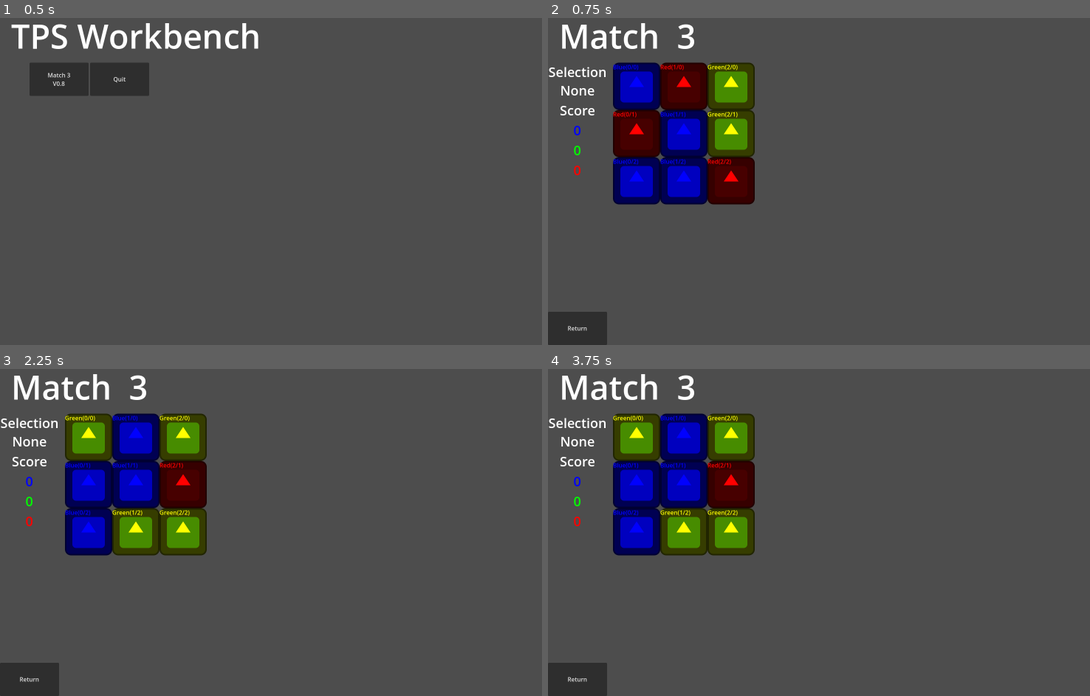
Above: before the commit, frames 1-4 (two rows, left to right).
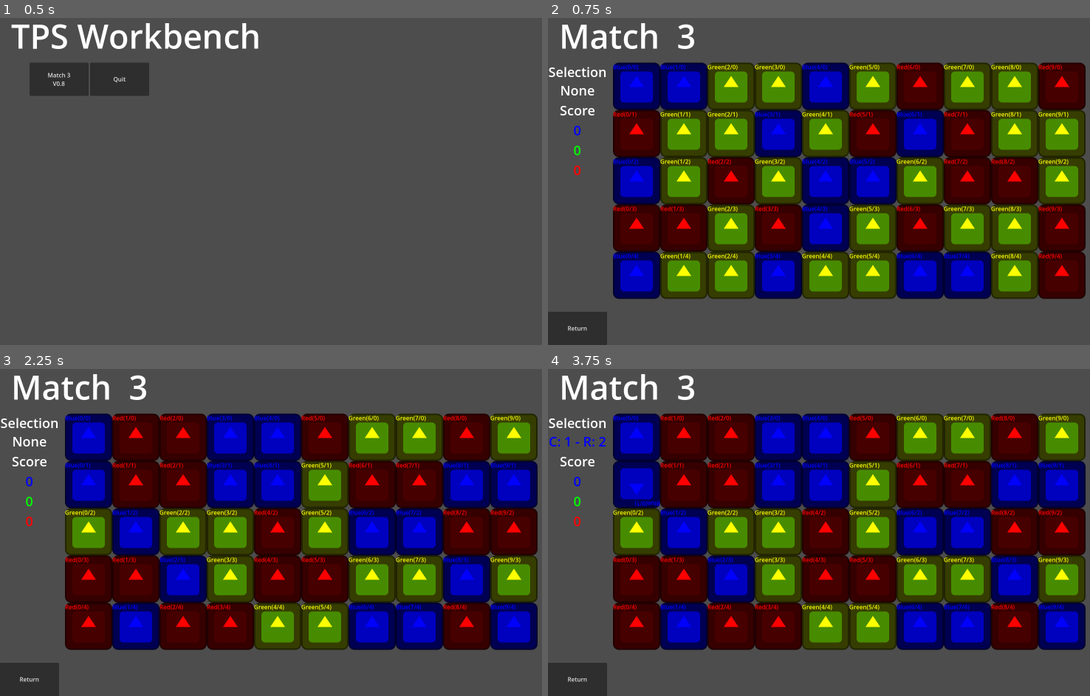
Above: after the commit, the same moments.

Repository: Thorpas/Godot-4-Cookbook
Game: Godot game, scene res://Start.tscn
Two runs of this game, one before a commit and one after it. Both use one fixed random seed, a clock stepped at 60 frames per second and the inputs below. The engine's default icon, where the game draws it, is replaced by a stand-in: a white triangle on a blue panel in a dark square.
Inputs:
- Up to frame 1 (0.5 s): no input
- Up to frame 2 (0.75 s): click "Match 3 V0.8" at 0.5 s
- Up to frame 3 (2.25 s): click "Return" at 1.25 s; click "Match 3 V0.8" at 2 s
- Up to frame 4 (3.75 s): click "Green(0/0)" (after the commit: "Blue(0/0)") at 2.75 s; click "Blue(0/1)" at 3.5 s

Frame 1 is identical in both runs. In frame 2, 55% of the frame differs, in the area x 11-100%, y 13-87%; in frame 3, 59%; in frame 4, 59%, in the area x 0-100%, y 13-87%.

Commit message:
Update Match 3 V0.8.1
refactored Vector2 to Vector2i

Diff:
--- a/Start.gd
+++ b/Start.gd
@@ -1,6 +1,9 @@
 extends Node2D
 class_name StartScreen
 
+# Functions
+
+## Interface
 func _on_match_3_button_up():
 	get_tree().change_scene_to_packed(load("res://match3/Match3Game.tscn"))
 func _on_quit_button_up():
--- a/match3/Match3Game.gd
+++ b/match3/Match3Game.gd
@@ -10,7 +10,7 @@
 
 ## Godot
 func _ready():
-	$Match3Grid.initialize_grid(3,3,[&"Blue",&"Green",&"Red"])
+	$Match3Grid.initialize_grid(10,5,[&"Blue",&"Green",&"Red"])
 	_update_score(0 ,0 ,0)
 func _on_return_button_up():
 	get_tree().change_scene_to_packed(load("res://Start.tscn"))
--- a/match3/grid/Match3Grid.gd
+++ b/match3/grid/Match3Grid.gd
@@ -6,18 +6,18 @@
 signal score_gained(blue, green, red)
 
 # Constants
-const MATCH_H_0P2 = [Vector2(0,0), Vector2(+1,0), Vector2(+2,0)]
-const MATCH_H_1P1 = [Vector2(-1,0), Vector2(0,0), Vector2(+1,0)]
-const MATCH_H_2P0 = [Vector2(-2,0), Vector2(-1,0), Vector2(0,0)]
-const MATCH_V_0P2 = [Vector2(0,0), Vector2(0,+1), Vector2(0,+2)]
-const MATCH_V_1P1 = [Vector2(0,-1), Vector2(0,0), Vector2(0,+1)]
-const MATCH_V_2P0 = [Vector2(0,-2), Vector2(0,-1), Vector2(0,0)]
-const MATCH_H_1P2 = [Vector2(-1,0), Vector2(0,0), Vector2(+1,0), Vector2(+2,0)]
-const MATCH_H_2P1 = [Vector2(-2,0), Vector2(-1,0), Vector2(0,0), Vector2(+1,0)]
-const MATCH_V_1P2 = [Vector2(0,-1), Vector2(0,0), Vector2(0,+1), Vector2(0,+2)]
-const MATCH_V_2P1 = [Vector2(0,-2), Vector2(0,-1), Vector2(0,0), Vector2(0,+1)]
-const MATCH_H_2P2 = [Vector2(-2,0), Vector2(-1,0), Vector2(0,0), Vector2(+1,0), Vector2(+2,0)]
-const MATCH_V_2P2 = [Vector2(0,-2), Vector2(0,-1), Vector2(0,0), Vector2(0,+1), Vector2(0,+2)]
+const MATCH_H_0P2 = [Vector2i(0,0), Vector2i(+1,0), Vector2i(+2,0)]
+const MATCH_H_1P1 = [Vector2i(-1,0), Vector2i(0,0), Vector2i(+1,0)]
+const MATCH_H_2P0 = [Vector2i(-2,0), Vector2i(-1,0), Vector2i(0,0)]
+const MATCH_V_0P2 = [Vector2i(0,0), Vector2i(0,+1), Vector2i(0,+2)]
+const MATCH_V_1P1 = [Vector2i(0,-1), Vector2i(0,0), Vector2i(0,+1)]
+const MATCH_V_2P0 = [Vector2i(0,-2), Vector2i(0,-1), Vector2i(0,0)]
+const MATCH_H_1P2 = [Vector2i(-1,0), Vector2i(0,0), Vector2i(+1,0), Vector2i(+2,0)]
+const MATCH_H_2P1 = [Vector2i(-2,0), Vector2i(-1,0), Vector2i(0,0), Vector2i(+1,0)]
+const MATCH_V_1P2 = [Vector2i(0,-1), Vector2i(0,0), Vector2i(0,+1), Vector2i(0,+2)]
+const MATCH_V_2P1 = [Vector2i(0,-2), Vector2i(0,-1), Vector2i(0,0), Vector2i(0,+1)]
+const MATCH_H_2P2 = [Vector2i(-2,0), Vector2i(-1,0), Vector2i(0,0), Vector2i(+1,0), Vector2i(+2,0)]
+const MATCH_V_2P2 = [Vector2i(0,-2), Vector2i(0,-1), Vector2i(0,0), Vector2i(0,+1), Vector2i(0,+2)]
 
 # Variables
 
@@ -40,7 +40,7 @@
 ## Match
 func _check_matches(pieces:Array):
 	for _piece in pieces:
-		var _coordinates:Vector2 = _local_to_grid(_piece.get_position())
+		var _coordinates:Vector2i = _local_to_grid(_piece.get_position())
 		var _column:int = _coordinates.x
 		var _row:int = _coordinates.y
 		print("Color: " + _piece.get_color() + "@" + str(_coordinates))
@@ -101,9 +101,11 @@
 func check_move_valid(A:Match3Piece, B:Match3Piece):
 	if A.check_match(B):
 		return false
+	if not (_local_to_grid(A.get_position()) - _local_to_grid(B.get_position())) in [Vector2i(0,-1), Vector2i(0,1), Vector2i(-1,0), Vector2i(1,0)]:
+		return false
 	return true
 ### Queue
-func _add_match_to_queue(origin:Vector2, coordinates:Array):
+func _add_match_to_queue(origin:Vector2i, coordinates:Array):
 	var _match:Array = []
 	for _coordinates in coordinates:
 		_match.append(origin + _coordinates)
@@ -159,8 +161,11 @@
 	print("(" + str(column) + ", " + str(row) + ")")
 	return _pieces[column][row]
 func _select_piece(piece:Match3Piece):
+	if _pieceSelected != null:
+		_pieceSelected.set_selected(false)
 	_pieceSelected = piece
 	if _pieceSelected != null:
+		_pieceSelected.set_selected(true)
 		emit_signal("piece_selected", piece.get_color(), _local_to_grid(piece.get_position()).x, _local_to_grid(piece.get_position()).y)
 	else:
 		emit_signal("piece_selected", &"None", -1, -1)
@@ -198,5 +203,5 @@
 ### Position
 func _grid_to_local(column:int, row:int)->Vector2:
 	return Vector2(column * _pieceWidth, row * _pieceHeight)
-func _local_to_grid(local:Vector2)->Vector2:
-	return Vector2(local.x / _pieceWidth, local.y / _pieceHeight)
+func _local_to_grid(local:Vector2)->Vector2i:
+	return Vector2i(int(local.x / _pieceWidth), int(local.y / _pieceHeight))
--- a/match3/piece/Match3Piece.gd
+++ b/match3/piece/Match3Piece.gd
@@ -46,6 +46,11 @@
 	_column = column
 	_row = row
 	_update_label()
+func set_selected(selected:bool):
+	if selected:
+		set_rotation_degrees(180)
+	else:
+		set_rotation_degrees(0)
 
 ## Label
 func _update_label():
--- a/match3/piece/Match3Piece.tscn
+++ b/match3/piece/Match3Piece.tscn
@@ -4,6 +4,7 @@
 [ext_resource type="Texture2D" uid="uid://l7otcw1xd581" path="res://icon.svg" id="1_isi3o"]
 
 [node name="Match3Piece" type="TextureButton"]
+pivot_offset = Vector2(64, 64)
 action_mode = 0
 texture_normal = ExtResource("1_isi3o")
 script = ExtResource("1_ep50m")
